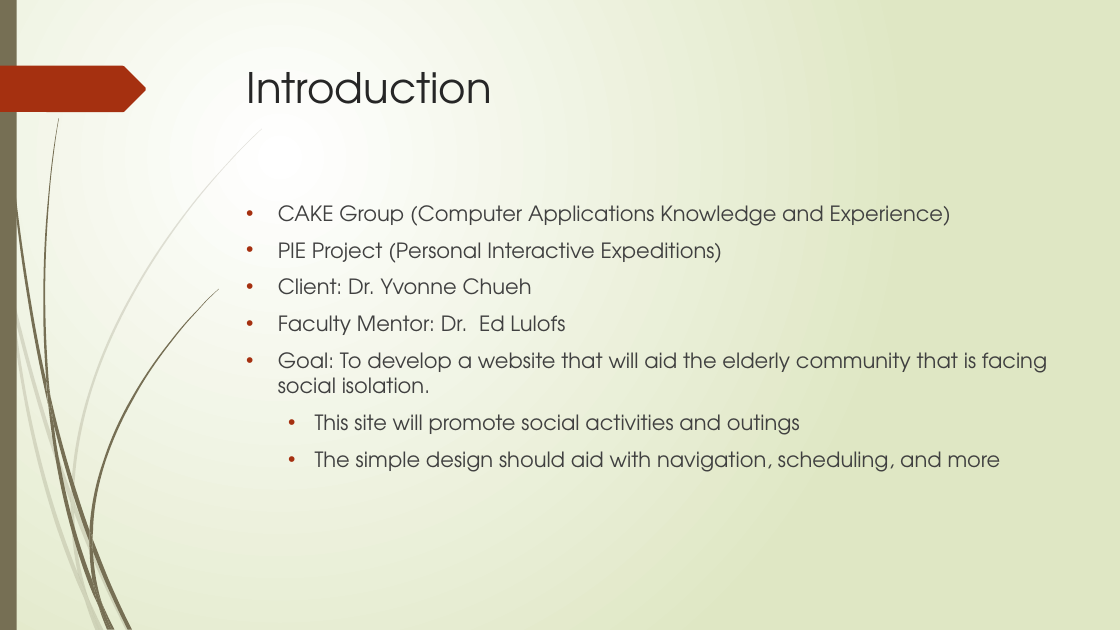
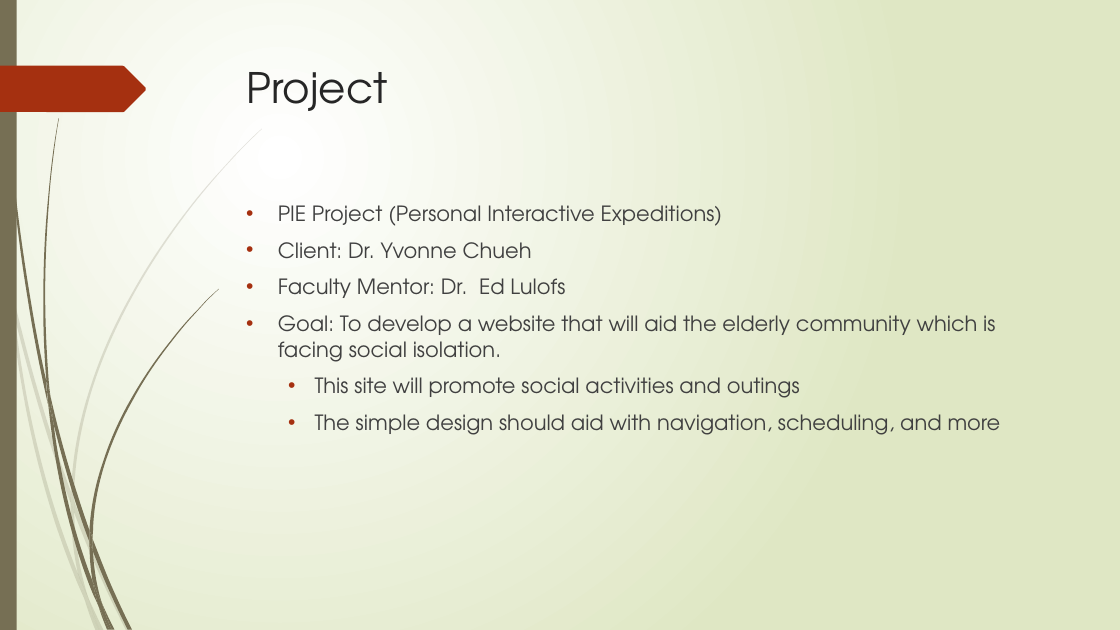
Before and after one commit to cs480GroupCAKE/PIEWebsite, a slide deck: slide 3 of Presentation/12.8.15 Presentation (Revised).pptx (slide 2 before the commit). Drawn at 1120x630 pixels with LibreOffice and Linux fonts; fonts in the diff are those of the drawing. Boxes give left, top, right and bottom in pixels: in the first picture for what was removed or moved away, otherwise in the second. Text is boxed around its words. In the diff, an @@ line names an element or a change of style, - is before the commit and + after.

Commit message:
update pp

```diff
--- a/Presentation/12.8.15 Presentation (Revised).pptx
+++ b/Presentation/12.8.15 Presentation (Revised).pptx
@@ title at bbox=[247, 72, 388, 111]: text changed @@
-Introduction
+Project
@@ text at bbox=[278, 205, 951, 226]: paragraph removed @@
-• CAKE Group (Computer Applications Knowledge and Experience)
@@ text at bbox=[278, 315, 995, 362]: text changed @@
-• Goal: To develop a website that will aid the elderly community that is facing social isolation.
+• Goal: To develop a website that will aid the elderly community which is facing social isolation.
```
Also in this commit, not shown: 1 slide added.
